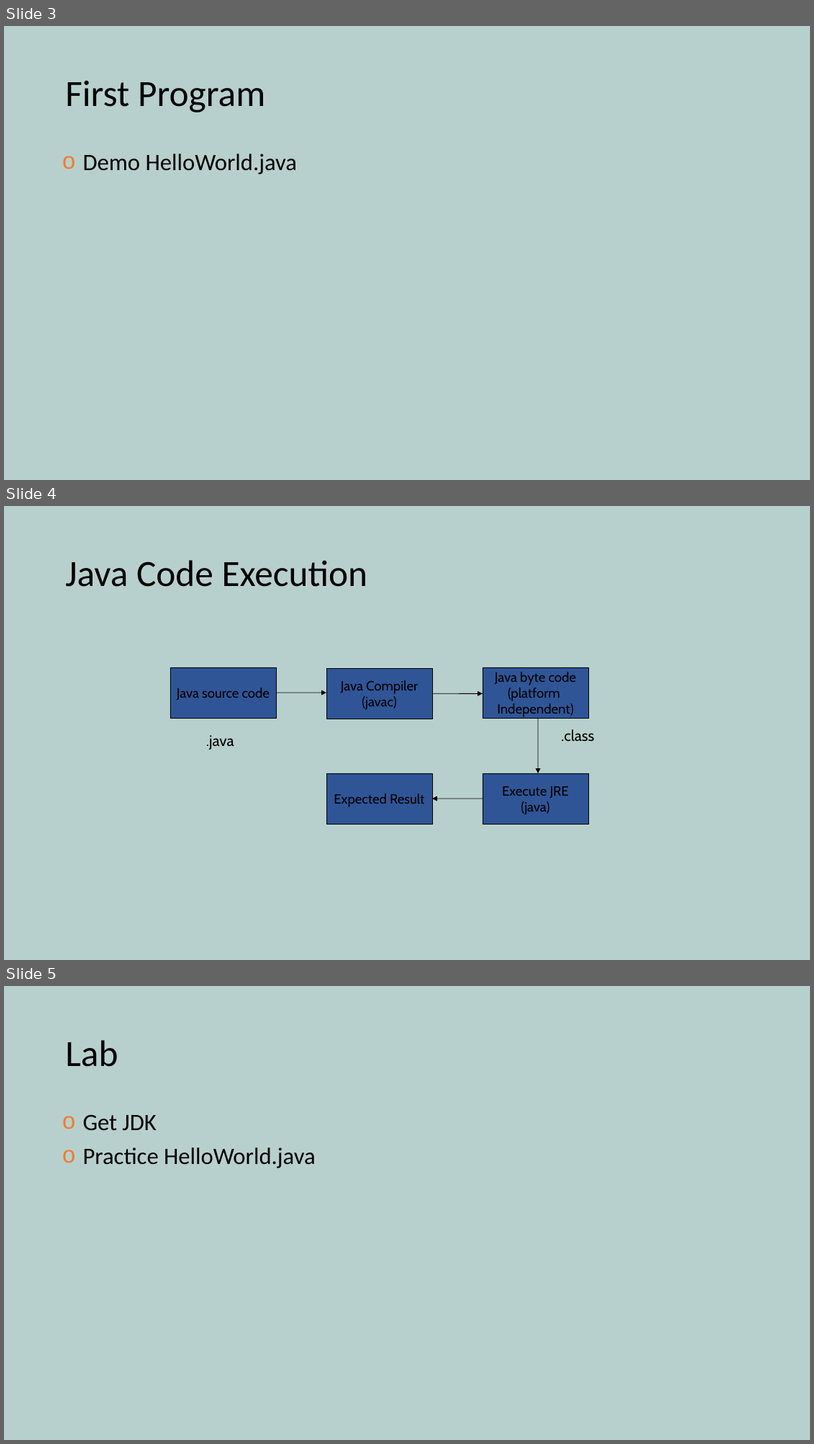
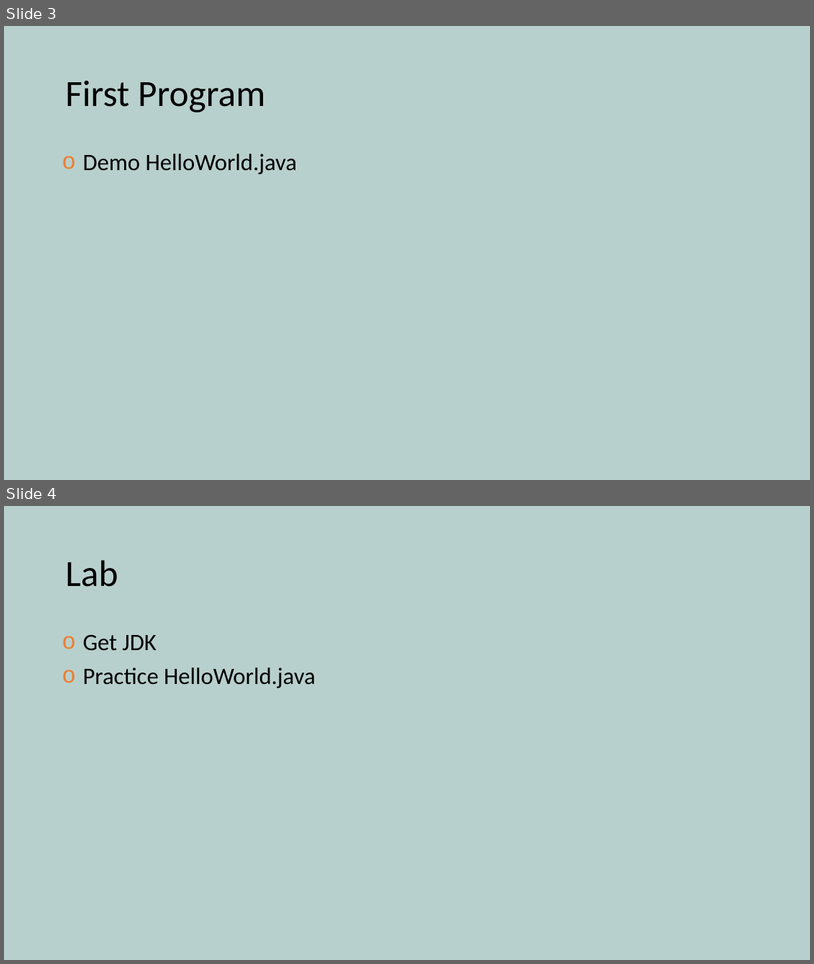
Before and after one commit to yetanothermasterylearning/Core-Java, a slide deck: 02. Environment Setup/Presentation/Environment setup.pptx. Shown one above the other, each under a label of ours: slides 3, 4 and 5 before the commit, slides 3 and 4 after it. The pictures are 814x1444 and 814x964 pixels, drawn with LibreOffice and Linux fonts; fonts in the diff are those of the drawing. Boxes give left, top, right and bottom in pixels: in the first picture for what was removed or moved away, otherwise in the second. Text is boxed around its words. In the diff, an @@ line names an element or a change of style, - is before the commit and + after.

```diff
--- a/02. Environment Setup/Presentation/Environment setup.pptx
+++ b/02. Environment Setup/Presentation/Environment setup.pptx
@@ slide 4 removed at <box>4,506,810,960</box>, background #B8D0CD @@
@@ title removed at <box>65,560,368,587</box> @@
-Java Code Execution
@@ rectangle removed at <box>170,667,276,718</box> @@
-Java source code
@@ rectangle removed at <box>327,668,432,718</box> @@
-Java Compiler
-(javac)
@@ rectangle removed at <box>483,667,589,718</box> @@
-Java byte code
-(platform
-Independent)
@@ arrow removed from (276, 692) to (327, 692) @@
@@ arrow removed from (432, 693) to (483, 693) @@
@@ arrow removed from (538, 718) to (538, 773) @@
@@ text removed at <box>206,735,234,749</box> @@
-.java
@@ text removed at <box>561,729,594,741</box> @@
-.class
@@ rectangle removed at <box>327,773,432,824</box> @@
-Expected Result
@@ rectangle removed at <box>483,773,589,824</box> @@
-Execute JRE
-(java)
@@ arrow removed from (483, 798) to (432, 798) @@
@@ what was slide 5 is now slide 4 @@
```
Also in this commit, not shown: 3 other files.
